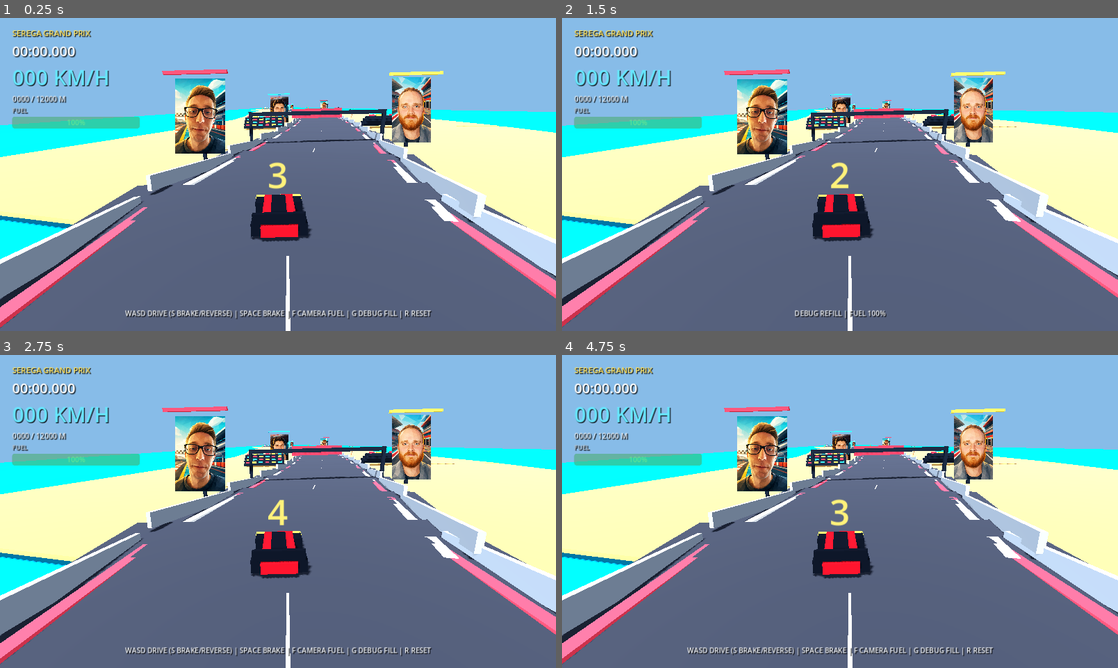
Above: before the commit, frames 1-4 (two rows, left to right).
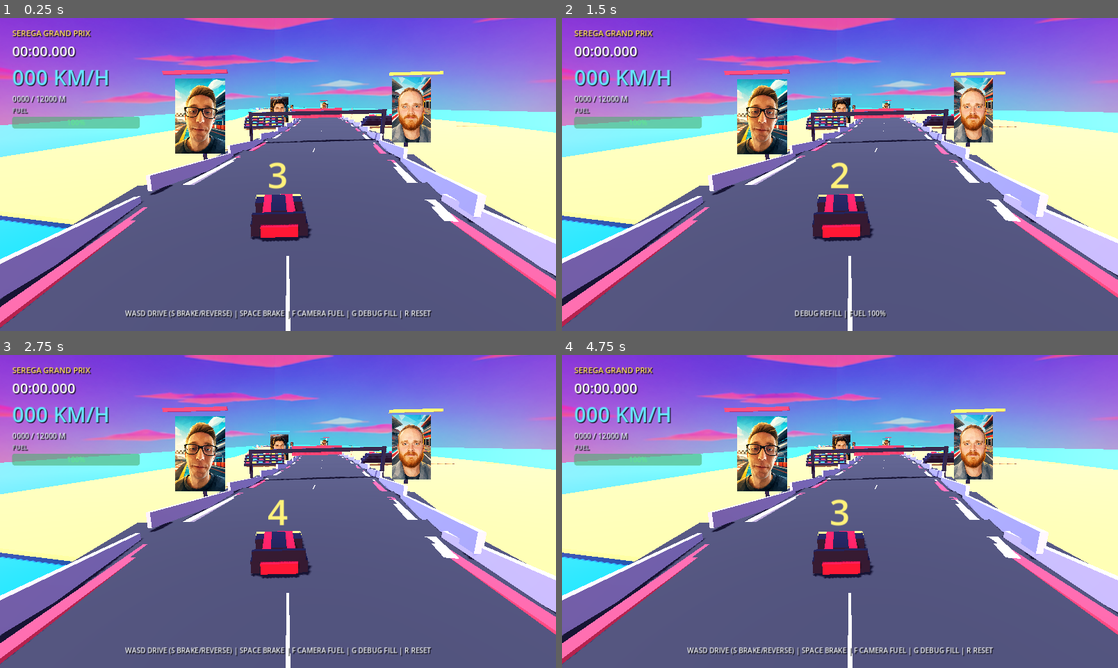
Above: after the commit, the same moments.

Repository: marticampgin/serega-racing
Game: Godot game, scene res://scenes/main.tscn
Same seed, same stepped clock (60 frames per second), same inputs: the game is played once before the commit and once after it.
Inputs:
- Up to frame 1 (0.25 s): no input
- Up to frame 2 (1.5 s): hold D 0.53-1.28 s; hold F 0.53-1.28 s; tap Space at 0.77 s; hold S from 1.28 s (still down); tap G at 1.35 s
- Up to frame 3 (2.75 s): tap Space at 1.52 s; tap Enter at 2 s; release S at 2.03 s; hold D from 2.03 s (still down); hold R from 2.03 s (still down)
- Up to frame 4 (4.75 s): tap Space at 2.75, 3.02, 3.77, 4.25, 4.52 s; release D at 2.78 s; release R at 2.78 s; hold W 2.78-3.53 s; tap F at 2.85 s; tap Enter at 3.5 s; hold G 3.53-4.28 s; hold A from 3.53 s (still down); tap R at 4.35 s

The runs differ from the first frame. In frame 1, 37% of the frame differs, in the area x 0-100%, y 0-90%; in frame 2, 38%; in frame 3, 38%; in frame 4, 38%.

Commit message:
Enrich synthwave world and obstacle sliding

Diff:
--- a/qa/course_traversal.gd
+++ b/qa/course_traversal.gd
@@ -72,6 +72,23 @@
 	if car.global_position.distance_to(expected) > 0.2:
 		fail("off-track recovery did not return car to the road")
 
+	var previous_heading := float(race.call("track_heading", 0.0))
+	var max_heading_step := 0.0
+	var min_center := INF
+	var max_center := -INF
+	for distance in range(12, int(race.TRACK_LENGTH) + 1, 12):
+		var sample_z := -float(distance)
+		var heading := float(race.call("track_heading", sample_z))
+		max_heading_step = maxf(max_heading_step, absf(angle_difference(previous_heading, heading)))
+		previous_heading = heading
+		var center := float(race.call("center_x", sample_z))
+		min_center = minf(min_center, center)
+		max_center = maxf(max_center, center)
+	if max_heading_step > 0.35:
+		fail("track direction changes too abruptly between adjacent segments")
+	if max_center - min_center < 55.0:
+		fail("loop-like curve sectors lack meaningful lateral variety")
+
 	if failures.is_empty():
 		print("COURSE QA: PASS (%d road samples + recovery)" % checked)
 		quit(0)
--- a/qa/smoke_test.gd
+++ b/qa/smoke_test.gd
@@ -15,6 +15,34 @@
 	else:
 		failures.append(message)
 		push_error("FAIL: " + message)
+
+
+func mesh_bottom_y(node: MeshInstance3D) -> float:
+	var bounds := node.mesh.get_aabb()
+	return node.global_position.y + bounds.position.y * node.global_basis.get_scale().y
+
+
+func count_floating_roots(nodes: Array[Node], race: Node) -> int:
+	var floating := 0
+	for node in nodes:
+		if not node is MeshInstance3D:
+			continue
+		var mesh_node := node as MeshInstance3D
+		var expected_ground := float(race.call("track_y", mesh_node.global_position.z))
+		if absf(mesh_bottom_y(mesh_node) - expected_ground) > 1.1:
+			floating += 1
+	return floating
+
+
+func count_oversized_cones(race: Node) -> int:
+	var cones := 0
+	for node in race.find_children("*", "MeshInstance3D", true, false):
+		var mesh_node := node as MeshInstance3D
+		if mesh_node.mesh is CylinderMesh:
+			var cylinder := mesh_node.mesh as CylinderMesh
+			if cylinder.height > 5.0 and cylinder.bottom_radius > 3.0 and cylinder.top_radius < cylinder.bottom_radius * 0.5:
+				cones += 1
+	return cones
 
 
 func _run() -> void:
@@ -37,12 +65,25 @@
 	check(get_nodes_in_group("obstacle").size() > 10, "randomized obstacle course is populated")
 	check(get_nodes_in_group("bridge").size() > 10, "elevated bridge road and supports exist")
 	check(get_nodes_in_group("tunnel").size() > 10, "tunnel arch sequences exist")
-	check(get_nodes_in_group("rock_scenery").size() > 5, "non-box rock scenery exists")
+	check(get_nodes_in_group("rock_scenery").is_empty(), "legacy giant rock-cone scenery is absent")
+	check(count_oversized_cones(race) == 0, "no oversized cone meshes masquerade as scenery")
 	check(get_nodes_in_group("ocean_scenery").size() == 1, "continuous island ocean exists")
 	check(get_nodes_in_group("palm_scenery").size() > 40, "palms populate the island course")
+	check(get_nodes_in_group("scenery_variant_0").size() >= 8, "short palms form a visible scenery variant")
+	check(get_nodes_in_group("scenery_variant_1").size() >= 8, "tall palms form a visible scenery variant")
+	check(get_nodes_in_group("scenery_variant_2").size() >= 8, "wide palms form a visible scenery variant")
 	check(get_nodes_in_group("lamp_scenery").size() > 20, "neon lamp posts populate the course")
 	check(get_nodes_in_group("house_scenery").size() > 20, "Miami-style beach houses populate the course")
 	check(get_nodes_in_group("hotel_scenery").size() >= 2, "larger art-deco hotels punctuate the skyline")
+	check(get_nodes_in_group("shop_scenery").size() >= 8, "multiple storefronts make commercial sectors lively")
+	check(get_nodes_in_group("neighborhood_scenery").size() >= 12, "building rows create recognizable neighborhoods")
+	check(get_nodes_in_group("alley_scenery").size() >= 3, "alleys break up the building rows")
+	check(get_nodes_in_group("offshore_islet_scenery").size() >= 4, "offshore islets remain visible from the course")
+	var grounded_buildings: Array[Node] = []
+	grounded_buildings.append_array(get_nodes_in_group("house_scenery"))
+	grounded_buildings.append_array(get_nodes_in_group("hotel_scenery"))
+	grounded_buildings.append_array(get_nodes_in_group("shop_scenery"))
+	check(count_floating_roots(grounded_buildings, race) == 0, "houses, hotels, and shops sit on their local ground")
 	check(race.find_children("*", "Sprite3D", true, false).size() >= 6, "personalized portrait billboards remain placed")
 	check(race.get("fuel_bar") is ProgressBar, "fuel HUD exists")
 	check(race.get("status_label") is Label, "race status HUD exists")
@@ -70,6 +111,12 @@
 	race.call("handle_obstacle_hit")
 	check(is_zero_approx(float(race.get("speed"))) and car.velocity.is_zero_approx(), "obstacle collision forces a complete stop")
 	check(float(race.get("collision_stop_time")) > 0.0, "collision lockout prevents steering catapult")
+	var head_on := race.call("project_motion_along_obstacle", Vector3(0, 0, -20), Vector3(0, 0, 1)) as Vector3
+	var glancing := race.call("project_motion_along_obstacle", Vector3(10, 0, -20), Vector3(0, 0, 1)) as Vector3
+	var outward := race.call("project_motion_along_obstacle", Vector3(0, 0, 20), Vector3(0, 0, 1)) as Vector3
+	check(head_on.is_zero_approx(), "head-on motion remains blocked after impact")
+	check(is_equal_approx(glancing.x, 10.0) and is_zero_approx(glancing.z), "glancing motion slides sideways along obstacles")
+	check(outward.is_equal_approx(Vector3(0, 0, 20)), "motion away from an obstacle remains unrestricted")
 	race.set("fuel", 12.0)
 	race.call("debug_refill")
 	check(is_equal_approx(float(race.get("fuel")), 100.0), "debug refill restores full fuel")
--- a/scripts/main.gd
+++ b/scripts/main.gd
@@ -16,6 +16,8 @@
 var shield_hits := 1
 var collision_cooldown := 0.0
 var collision_stop_time := 0.0
+var obstacle_slide_time := 0.0
+var obstacle_block_normal := Vector3.ZERO
 var boost_time := 0.0
 var ghost_time := 0.0
 var refuel_request: HTTPRequest
@@ -68,10 +70,18 @@
 	get_tree().quit(0 if error == OK else 1)
 
 
+func sector_window(distance: float, start: float, finish: float, fade: float) -> float:
+	return smoothstep(start, start + fade, distance) * (1.0 - smoothstep(finish - fade, finish, distance))
+
+
 func center_x(z: float) -> float:
 	var d := maxf(0.0, -z)
 	# Layer broad sweepers, technical esses, and a long spiral-like mountain section.
 	var x := sin(d / 155.0) * 22.0 + sin(d / 61.0) * 7.0
+	# Localized omega and marina-crescent sectors create roundabout/loop-like arcs
+	# without reversing Z progress, which keeps grounding and finish logic reliable.
+	x += sector_window(d, 2600.0, 3350.0, 140.0) * sin((d - 2600.0) / 70.0) * 22.0
+	x += sector_window(d, 7900.0, 9000.0, 180.0) * (sin((d - 7900.0) / 110.0) * 30.0 + sin((d - 7900.0) / 52.0) * 6.0)
 	if d > 6500.0 and d < 8050.0:
 		x += sin((d - 6500.0) / 92.0) * 24.0
 	return x
@@ -157,14 +167,21 @@
 	return (d > 1250.0 and d < 1650.0) or (d > 3500.0 and d < 3950.0) or (d > 6000.0 and d < 6550.0) or (d > 8800.0 and d < 9250.0)
 
 
-func add_palm(position: Vector3, scale_factor: float, trunk: Material, leaves: Material, accent: Material) -> void:
+func add_palm(position: Vector3, scale_factor: float, trunk: Material, leaves: Material, accent: Material, variant := 0) -> void:
 	var height := 5.2 * scale_factor
+	if variant == 1:
+		height *= 1.28
+	elif variant == 2:
+		height *= 0.78
 	var palm := add_cylinder(self, 0.22 * scale_factor, height, position + Vector3.UP * height * 0.5, trunk, 0.13 * scale_factor)
 	palm.add_to_group("palm_scenery")
-	for blade in range(5):
-		var angle := TAU * float(blade) / 5.0
+	palm.add_to_group("scenery_variant_%d" % variant)
+	var blade_count := 7 if variant == 2 else 5
+	for blade in range(blade_count):
+		var angle := TAU * float(blade) / float(blade_count)
 		var crown := position + Vector3.UP * (height + 0.1)
-		var frond := add_box(self, Vector3(0.42, 0.12, 3.7) * scale_factor, crown + Vector3(cos(angle), -0.15, sin(angle)) * 1.25 * scale_factor, leaves)
+		var frond_length := 2.9 if variant == 1 else (4.1 if variant == 2 else 3.7)
+		var frond := add_box(self, Vector3(0.42, 0.12, frond_length) * scale_factor, crown + Vector3(cos(angle), -0.15, sin(angle)) * 1.25 * scale_factor, leaves)
 		frond.rotation.y = -angle
 		frond.rotation.x = 0.13
 	add_cylinder(self, 0.34 * scale_factor, 0.25 * scale_factor, position + Vector3.UP * height, accent, 0.18 * scale_factor)
@@ -197,14 +214,42 @@
 			add_box(self, Vector3(width * 0.75, 0.18, 1.35), position + balcony_offset, accent, false, heading)
 
 
+func add_shop(position: Vector3, heading: float, body: Material, awning: Material, glass: Material, sign_color: Material, variant := 0) -> void:
+	var width := 7.5 + variant * 1.5
+	var shop := add_box(self, Vector3(width, 4.1, 6.0), position + Vector3.UP * 2.05, body, false, heading)
+	shop.add_to_group("shop_scenery")
+	shop.add_to_group("neighborhood_scenery")
+	var front := Vector3(0, 1.7, -3.08).rotated(Vector3.UP, heading)
+	add_box(self, Vector3(width * 0.72, 2.25, 0.16), position + front, glass, false, heading)
+	var canopy := Vector3(0, 3.15, -3.65).rotated(Vector3.UP, heading)
+	add_box(self, Vector3(width + 0.45, 0.26, 1.25), position + canopy, awning, false, heading)
+	var sign_offset := Vector3(0, 4.55, -3.1).rotated(Vector3.UP, heading)
+	add_box(self, Vector3(width * 0.78, 0.72, 0.22), position + sign_offset, sign_color, false, heading)
+	if variant == 2:
+		add_cylinder(self, 0.9, 0.25, position + Vector3.UP * 5.1, sign_color)
+
+
+func add_islet(position: Vector3, radius: float, sand: Material, trunk: Material, leaves: Material, accent: Material) -> void:
+	var island := add_cylinder(self, radius, 0.45, position, sand, radius * 0.78)
+	island.add_to_group("offshore_islet_scenery")
+	for index in range(3):
+		var offset := Vector3(cos(index * 2.1), 0.25, sin(index * 2.1)) * radius * 0.38
+		add_palm(position + offset, 0.58 + index * 0.08, trunk, leaves, accent, index % 3)
+
+
 func build_world() -> void:
 	var environment := WorldEnvironment.new()
 	var env := Environment.new()
-	env.background_mode = Environment.BG_COLOR
-	env.background_color = Color("87bce8")
+	var panorama := PanoramaSkyMaterial.new()
+	panorama.panorama = load("res://assets/generated/backgrounds/synthwave-island-horizon.png")
+	panorama.energy_multiplier = 0.85
+	var synthwave_sky := Sky.new()
+	synthwave_sky.sky_material = panorama
+	env.sky = synthwave_sky
+	env.background_mode = Environment.BG_SKY
 	env.ambient_light_source = Environment.AMBIENT_SOURCE_COLOR
-	env.ambient_light_color = Color("d9e7ff")
-	env.ambient_light_energy = 0.75
+	env.ambient_light_color = Color("c9b5ff")
+	env.ambient_light_energy = 0.62
 	env.tonemap_mode = Environment.TONE_MAPPER_FILMIC
 	environment.environment = env
 	add_child(environment)
@@ -302,28 +347,32 @@
 				var seat_mat: Material = [red, yellow, blue][(seat + tier) % 3]
 				add_box(self, Vector3(1.2, 0.5, 0.8), Vector3(stand_x - 4.8 + seat * 1.9, 1.0 + tier * 0.75, -58.0 + side * tier * 1.5), seat_mat)
 	var neon_pink := make_material(Color("ff3fcf"), 0.25, 0.25)
-	# Palms and neon lamps establish the island boulevard throughout the full lap.
+	# Palms gather into recognizable groves with quieter beach gaps between them.
 	var scenery_z := -115.0
 	var tree_index := 0
 	while scenery_z > -TRACK_LENGTH:
 		var heading := track_heading(scenery_z)
 		var lateral := Vector3(cos(heading), 0.0, -sin(heading))
+		var district := int(absf(scenery_z) / 700.0) % 4
 		for side in [-1.0, 1.0]:
 			var offset := float(side) * (15.0 + rng.randf_range(0.0, 8.0))
 			var tree_position := Vector3(center_x(scenery_z), -0.25, scenery_z) + lateral * offset
-			if not is_water_crossing(scenery_z):
-				add_palm(tree_position, rng.randf_range(0.82, 1.2), trunk, leaves_light if tree_index % 3 == 0 else leaves_dark, neon_pink)
+			if not is_water_crossing(scenery_z) and district != 3:
+				var variant := tree_index % 3
+				add_palm(tree_position, rng.randf_range(0.72, 1.24), trunk, leaves_light if variant == 2 else leaves_dark, neon_pink, variant)
+				# Occasional close pairs create a grove silhouette without filling every beach.
+				if district == 1 and tree_index % 4 == 0:
+					add_palm(tree_position + lateral * side * 3.5 + Vector3(0, 0, -4), rng.randf_range(0.62, 0.88), trunk, leaves_light, neon_pink, 2)
 			tree_index += 1
-		if tree_index % 2 == 0:
+		if tree_index % 3 == 0:
 			add_lamp(Vector3(center_x(scenery_z), track_y(scenery_z), scenery_z) + lateral * 10.7, neon_pink if tree_index % 4 == 0 else blue, steel)
-		scenery_z -= rng.randf_range(95.0, 125.0)
+		scenery_z -= rng.randf_range(105.0, 145.0)
 	build_portrait_scenery(steel, red, yellow, blue)
 	build_landmarks(steel, yellow, red, blue)
 
 
 func build_landmarks(steel: Material, yellow: Material, red: Material, blue: Material) -> void:
 	# Beach houses, hotels, tunnels and island bridges make every sector readable.
-	var rock := make_material(Color("785f49"), 0.0, 1.0)
 	var concrete := make_material(Color("5c507d"), 0.05, 0.75)
 	var pink := make_material(Color("d94888"), 0.05, 0.55)
 	var mint := make_material(Color("32bfa1"), 0.05, 0.55)
@@ -331,11 +380,22 @@
 	var cream := make_material(Color("d8c69f"), 0.0, 0.75)
 	var glass := make_material(Color("143a68"), 0.45, 0.16)
 	var purple := make_material(Color("863dba"), 0.2, 0.35)
-	for z in [-2050.0, -2250.0, -2450.0, -6800.0, -7100.0, -7450.0]:
-		for side in [-1.0, 1.0]:
-			var p := Vector3(center_x(z) + side * 22.0, track_y(z), z)
-			var formation := add_cylinder(self, 5.0, 10.0, p + Vector3.UP * 5.0, rock, 1.5)
-			formation.add_to_group("rock_scenery")
+	var coral := make_material(Color("ff8066"), 0.02, 0.6)
+	var aqua := make_material(Color("35e0dd"), 0.08, 0.42)
+	var sand := make_material(Color("d9ae65"), 0.0, 0.92)
+	var trunk := make_material(Color("8d542f"))
+	var leaves := make_material(Color("0c9b70"), 0.0, 0.72)
+	# Offshore keys and tiny marinas replace the old giant tapered formations that
+	# looked like floating traffic cones.
+	for z in [-900.0, -2750.0, -4650.0, -8200.0, -10900.0]:
+		var side := -1.0 if int(absf(z) / 100.0) % 2 == 0 else 1.0
+		var island_pos := Vector3(center_x(z) + side * 70.0, -0.85, z)
+		add_islet(island_pos, 12.0 + fmod(absf(z), 7.0), sand, trunk, leaves, coral)
+		var dock := add_box(self, Vector3(2.2, 0.25, 14.0), island_pos + Vector3(-side * 10.0, 0.25, 8.0), concrete, false, 0.18 * side)
+		dock.add_to_group("marina_scenery")
+		for boat_index in range(2):
+			var boat := add_box(self, Vector3(2.0, 0.55, 4.2), island_pos + Vector3(-side * (14.0 + boat_index * 3.5), 0.0, 6.0 + boat_index * 5.0), coral if boat_index == 0 else aqua, false, 0.12 * side)
+			boat.add_to_group("marina_scenery")
 	# Five long neon tunnel sequences distributed across the course.
 	for tunnel_z in [-1750.0, -3150.0, -5050.0, -7350.0, -10150.0]:
 		for arch_index in range(18):
@@ -359,18 +419,62 @@
 			add_box(self, Vector3(1.1, 8.0, 1.1), Vector3(gx - 10.0, gy + 4.0, gateway_z), purple)
 			add_box(self, Vector3(1.1, 8.0, 1.1), Vector3(gx + 10.0, gy + 4.0, gateway_z), purple)
 			add_box(self, Vector3(21.0, 0.55, 1.1), Vector3(gx, gy + 7.7, gateway_z), pink)
-	# Colorful beach homes and periodic larger art-deco hotels.
-	for z in range(-500, -11800, -320):
-		if is_water_crossing(float(z)):
+	# Build dense little neighborhoods separated by open beaches. Rows, alleys and
+	# courtyards read as places rather than evenly spaced procedural props.
+	var neighborhood_centers := [-620.0, -2350.0, -4250.0, -5520.0, -7820.0, -9650.0, -11300.0]
+	var palette: Array[Material] = [pink, mint, peach, blue, cream]
+	for neighborhood_index in range(neighborhood_centers.size()):
+		var center_z: float = neighborhood_centers[neighborhood_index]
+		if is_water_crossing(center_z):
 			continue
-		var heading := track_heading(float(z))
+		var heading := track_heading(center_z)
 		var lateral := Vector3(cos(heading), 0, -sin(heading))
-		var house_index := int(abs(z) / 320)
-		var side := -1.0 if house_index % 2 == 0 else 1.0
-		var p := Vector3(center_x(float(z)), -0.25, float(z)) + lateral * side * (25.0 + float(abs(z) % 7))
-		var large: bool = absi(z) % 1200 == 500
-		var palette: Array[Material] = [pink, mint, peach, blue]
-		add_beach_house(p, heading - side * PI * 0.5, palette[house_index % palette.size()], cream, glass, purple, large)
+		var side := -1.0 if neighborhood_index % 2 == 0 else 1.0
+		var anchor := Vector3(center_x(center_z), -0.25, center_z) + lateral * side * 22.0
+		var district_root := Node3D.new()
+		district_root.name = "Neighborhood_%02d" % neighborhood_index
+		district_root.add_to_group("neighborhood_scenery")
+		add_child(district_root)
+		# Three storefronts make a lively main street frontage.
+		for shop_index in range(3):
+			var shop_z := center_z + (shop_index - 1) * 10.5
+			var shop_pos := Vector3(center_x(shop_z), -0.25, shop_z) + lateral * side * 20.0
+			add_shop(shop_pos, heading - side * PI * 0.5, palette[(neighborhood_index + shop_index) % palette.size()], coral if shop_index % 2 == 0 else aqua, glass, yellow if shop_index == 1 else purple, shop_index)
+		# Homes step back to form an alley and a palm-lined courtyard.
+		for house_index in range(3):
+			var row_offset := Vector3(0, 0, (house_index - 1) * 13.0).rotated(Vector3.UP, heading)
+			var setback := lateral * side * (10.0 + (house_index % 2) * 6.0)
+			var house_pos := anchor + setback + row_offset
+			add_beach_house(house_pos, heading - side * PI * 0.5, palette[(neighborhood_index + house_index + 2) % palette.size()], cream, glass, coral, false)
+			if house_index != 1:
+				add_palm(house_pos - lateral * side * 7.0, 0.72 + house_index * 0.12, trunk, leaves, coral, (neighborhood_index + house_index) % 3)
+		# A shorter row on the opposite side turns each district into a real street
+		# while leaving sightline gaps between neighborhoods.
+		var opposite := -side
+		for opposite_index in range(2):
+			var opposite_z := center_z + (opposite_index - 0.5) * 12.0
+			var opposite_shop := Vector3(center_x(opposite_z), -0.25, opposite_z) + lateral * opposite * 21.0
+			add_shop(opposite_shop, heading - opposite * PI * 0.5, palette[(neighborhood_index + opposite_index + 1) % palette.size()], aqua, glass, coral, opposite_index)
+			var opposite_house := opposite_shop + lateral * opposite * 12.0 + Vector3(0, 0, -10.0)
+			add_beach_house(opposite_house, heading - opposite * PI * 0.5, palette[(neighborhood_index + opposite_index + 3) % palette.size()], cream, glass, purple, false)
+		var alley_position := anchor + lateral * side * 12.0
+		var alley := add_box(self, Vector3(3.2, 0.12, 28.0), alley_position + Vector3.UP * 0.02, concrete, false, heading)
+		alley.add_to_group("alley_scenery")
+		var courtyard := add_cylinder(self, 4.6, 0.16, anchor + lateral * side * 20.0 + Vector3.UP * 0.05, aqua, 4.6)
+		courtyard.add_to_group("courtyard_scenery")
+		# A landmark hotel punctuates every other neighborhood.
+		if neighborhood_index % 2 == 1:
+			var hotel_pos := anchor + lateral * side * 28.0 + Vector3(0, 0, -8.0)
+			add_beach_house(hotel_pos, heading - side * PI * 0.5, cream, coral, glass, purple, true)
+	# Standalone towers create a distant skyline at two urban sectors.
+	for z in [-4400.0, -9850.0]:
+		for tower_index in range(3):
+			var side := -1.0 if tower_index % 2 == 0 else 1.0
+			var p := Vector3(center_x(z) + side * (48.0 + tower_index * 13.0), 0.0, z - tower_index * 18.0)
+			var tower := add_box(self, Vector3(9.0 + tower_index, 17.0 + tower_index * 6.0, 10.0), p + Vector3.UP * (8.5 + tower_index * 3.0), palette[tower_index], false, track_heading(z))
+			tower.add_to_group("skyline_scenery")
+			for floor_index in range(3 + tower_index):
+				add_box(self, Vector3(6.2, 0.55, 0.18), p + Vector3(0, 3.0 + floor_index * 4.2, -5.1), aqua if floor_index % 2 == 0 else coral, false, track_heading(z))
 	# Varied silhouettes: turbines and cylindrical city structures.
 	for z in [-4500.0, -4800.0, -10200.0, -10700.0]:
 		var side := -1.0 if int(absf(z)) % 2 == 0 else 1.0
@@ -561,6 +665,7 @@
 		return
 	collision_cooldown = maxf(0.0, collision_cooldown - delta)
 	collision_stop_time = maxf(0.0, collision_stop_time - delta)
+	obstacle_slide_time = maxf(0.0, obstacle_slide_time - delta)
 	boost_time = maxf(0.0, boost_time - delta)
 	ghost_time = maxf(0.0, ghost_time - delta)
 	refuel_cooldown = maxf(0.0, refuel_cooldown - delta)
@@ -620,25 +725,42 @@
 	speed = compute_drive_speed(speed, throttle, reverse_pressed, hard_braking, progress, delta)
 	var speed_ratio := clampf(absf(speed) / 110.0, 0.0, 1.0)
 	var steering_rate := lerpf(2.35, 0.78, speed_ratio)
-	if absf(steer) > 0.01 and absf(speed) > 0.6:
+	if absf(steer) > 0.01 and (absf(speed) > 0.6 or (obstacle_slide_time > 0.0 and throttle > 0.0)):
 		var reverse_steering := -1.0 if speed < 0.0 else 1.0
 		car.rotate_y(-steer * reverse_steering * steering_rate * delta)
 	# Arcade stability gently aligns the car to the road while preserving sharp player input.
 	var desired_heading := track_heading(car.global_position.z)
 	car.rotation.y = lerp_angle(car.rotation.y, desired_heading, delta * (0.18 if absf(steer) > 0.1 else 0.7))
 	var forward := -car.global_transform.basis.z.normalized()
+	var intended_motion := forward * speed
+	if obstacle_slide_time > 0.0 and obstacle_block_normal.length_squared() > 0.1:
+		intended_motion = project_motion_along_obstacle(intended_motion, obstacle_block_normal)
+		var tangent := Vector3.UP.cross(obstacle_block_normal).normalized()
+		var alignment := absf(forward.dot(tangent))
+		speed = signf(speed) * minf(absf(speed), 3.0 + 28.0 * alignment)
+		if intended_motion.length() > absf(speed):
+			intended_motion = intended_motion.normalized() * absf(speed)
 	# Substep at very high speed so thin obstacles cannot be skipped between ticks.
 	var movement_steps := maxi(1, ceili(absf(speed) * delta / 1.25))
 	for movement_step in range(movement_steps):
-		car.velocity = forward * speed
+		car.velocity = intended_motion
 		car.velocity.y = -7.0
 		car.velocity /= float(movement_steps)
 		car.move_and_slide()
 		for collision_index in range(car.get_slide_collision_count()):
 			var step_collision := car.get_slide_collision(collision_index)
 			if step_collision.get_collider() is Node and step_collision.get_collider().is_in_group("obstacle"):
-				handle_obstacle_hit()
+				handle_obstacle_hit(step_collision.get_normal(), intended_motion)
+				break
 	enforce_track_safety(delta)
+
+
+func project_motion_along_obstacle(intended: Vector3, normal: Vector3) -> Vector3:
+	var flat_normal := Vector3(normal.x, 0.0, normal.z)
+	if flat_normal.length_squared() < 0.001:
+		return intended
+	flat_normal = flat_normal.normalized()
+	return intended.slide(flat_normal) if intended.dot(flat_normal) < 0.0 else intended
 
 
 func enforce_track_safety(delta: float) -> void:
@@ -689,11 +811,16 @@
 	return clampf(current_speed, -15.0, 300.0)
 
 
-func handle_obstacle_hit() -> void:
+func handle_obstacle_hit(normal := Vector3.ZERO, _incoming := Vector3.ZERO) -> void:
+	var flat_normal := Vector3(normal.x, 0.0, normal.z)
+	if flat_normal.length_squared() > 0.001:
+		obstacle_block_normal = flat_normal.normalized()
 	if collision_cooldown > 0.0:
+		obstacle_slide_time = maxf(obstacle_slide_time, 0.25)
 		return
 	collision_cooldown = 0.9
-	collision_stop_time = 0.7
+	collision_stop_time = 0.14
+	obstacle_slide_time = 0.9
 	speed = 0.0
 	car.velocity = Vector3.ZERO
 	if shield_hits > 0:
@@ -757,6 +884,8 @@
 	ghost_time = 0.0
 	collision_cooldown = 0.0
 	collision_stop_time = 0.0
+	obstacle_slide_time = 0.0
+	obstacle_block_normal = Vector3.ZERO
 	race_active = true
 	finish_portrait.visible = false
 	status_label.text = "WASD DRIVE (S BRAKE/REVERSE) | SPACE BRAKE | F CAMERA FUEL | G DEBUG FILL | R RESET"
Binary file added: assets/generated/backgrounds/synthwave-island-horizon.png
Not shown, added: assets/generated/backgrounds/synthwave-island-horizon.png.import
Not shown, changed: README.md
Not shown, changed: qa/README.md
